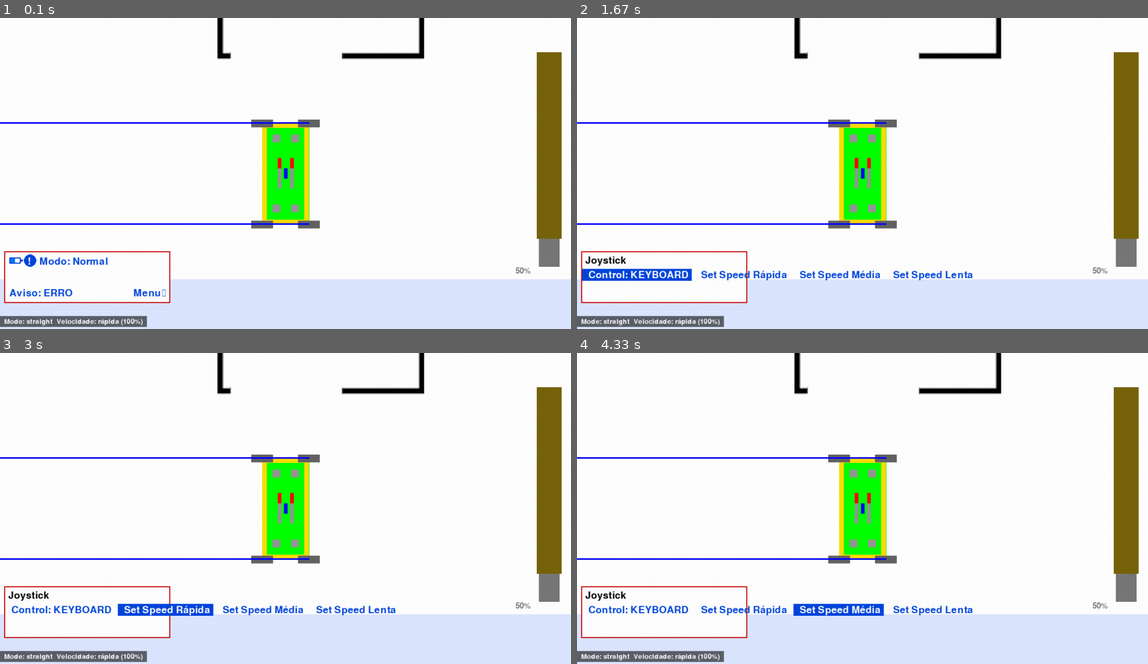
Above: before the commit, frames 1-4 (two rows, left to right).
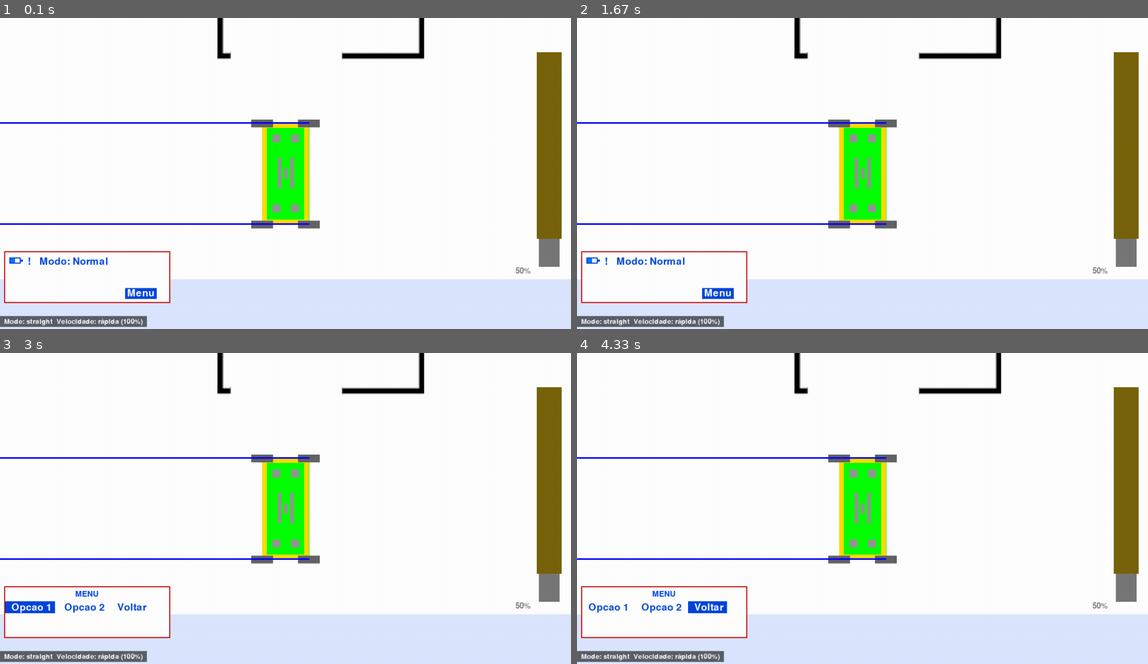
Above: after the commit, the same moments.

Repository: marcoacolla/LAR-Trafo-Cabeca-de-Serie
Game: pygame game, started from Python_Sim_Pygame/v1.0_pygame.py
Same seed, same stepped clock (60 frames per second), same inputs: the game is played once before the commit and once after it.
Inputs:
- Up to frame 1 (0.1 s): no input
- Up to frame 2 (1.67 s): tap Enter at 0.33 s; hold Tab 0.67-1.13 s; hold Up 0.67-1.13 s; tap Space at 1.17 s
- Up to frame 3 (3 s): hold Down 2-2.47 s; tap Enter at 2.5 s
- Up to frame 4 (4.33 s): hold Down 3.33-3.8 s; hold Up 3.83-4.13 s; hold Down from 4.17 s (still down)

The runs differ from the first frame. In frame 1, 0.5% of the frame differs, in the area x 1-52%, y 44-91%; in frame 2, 1.8%, in the area x 0-70%, y 44-91%; in frame 3, 1.7%; in frame 4, 1.7%.

Commit message:
update Menu_01

Diff:
--- a/Python_Sim_Pygame/Player/Player.py
+++ b/Python_Sim_Pygame/Player/Player.py
@@ -36,7 +36,7 @@
         self.heading = 0
         self.camera = camera
         self.modes = ["straight", "curve", "pivotal", "diagonal"]
-        self.lights = [True, False, False, False, True]  # Estado das luzes (4 luzes)
+        self.lights = [False, False, False, False, False]  # Estado das luzes (4 luzes)
         self.sirene = False  # Estado da sirene (ligada/desligada)
 
 
--- a/Python_Sim_Pygame/ui/manager.py
+++ b/Python_Sim_Pygame/ui/manager.py
@@ -20,27 +20,75 @@
             self.panel_rect = pygame.Rect(panel_rect)
 
     def add_screen(self, title, options):
-        self.screens.append({'title': title, 'options': list(options)})
+        # By default screens are navigable by left/right. Pass title=='Menu_01' or
+        # options with a special marker to make non-navigable screens.
+        self.screens.append({'title': title, 'options': list(options), 'navigable': True})
 
     def next_screen(self):
         if not self.screens:
             return
-        self.current = (self.current + 1) % len(self.screens)
-        self.selected = 0
+        # advance to next navigable screen
+        n = len(self.screens)
+        if n == 0:
+            return
+        i = self.current
+        for _ in range(n):
+            i = (i + 1) % n
+            if self.screens[i].get('navigable', True):
+                self.current = i
+                self.selected = 0
+                return
 
     def prev_screen(self):
         if not self.screens:
             return
-        self.current = (self.current - 1) % len(self.screens)
-        self.selected = 0
+        n = len(self.screens)
+        if n == 0:
+            return
+        i = self.current
+        for _ in range(n):
+            i = (i - 1) % n
+            if self.screens[i].get('navigable', True):
+                self.current = i
+                self.selected = 0
+                return
 
     def select_next(self):
+        # Custom handling for Main screen interactive items (Menu + ERRO if exists)
+        try:
+            title = self.screens[self.current].get('title', '')
+        except Exception:
+            title = ''
+        if title == 'Main':
+            error_present = False
+            try:
+                if self.player and hasattr(self.player, 'lights') and len(self.player.lights) > 0 and self.player.lights[0]:
+                    error_present = True
+            except Exception:
+                error_present = False
+            max_index = 1 if error_present else 0  # 0=Menu, 1=ERRO
+            self.selected = (self.selected + 1) % (max_index + 1)
+            return
         opts = self._opts()
         if not opts:
             return
         self.selected = min(self.selected + 1, len(opts) - 1)
 
     def select_prev(self):
+        try:
+            title = self.screens[self.current].get('title', '')
+        except Exception:
+            title = ''
+        if title == 'Main':
+            error_present = False
+            try:
+                if self.player and hasattr(self.player, 'lights') and len(self.player.lights) > 0 and self.player.lights[0]:
+                    error_present = True
+            except Exception:
+                error_present = False
+            max_index = 1 if error_present else 0
+            self.selected = (self.selected - 1) % (max_index + 1)
+            return
         opts = self._opts()
         if not opts:
             return
@@ -50,6 +98,18 @@
         opts = self._opts()
         if not opts:
             return
+        # Special-case: if we're on Main and selected==0 (Menu), go to Menu_01 screen
+        try:
+            current_title = self.screens[self.current].get('title', '')
+        except Exception:
+            current_title = ''
+        if current_title == 'Main' and self.selected == 0:
+            # try to find Menu_01 screen and switch to it
+            for i, s in enumerate(self.screens):
+                if s.get('title') == 'Menu_01':
+                    self.current = i
+                    self.selected = 0
+                    return
         label, cb = opts[self.selected]
         try:
             if callable(cb):
@@ -127,48 +187,62 @@
             mode_render = self.font.render(mode_str, True, (0, 70, 220))
             mode_x = ex_x + 18
             surf.blit(mode_render, (mode_x, top_y))
-            # Bottom row: right side "Menu ->" + arrow
-            menu_str = 'Menu'
-            arrow_str = '→'
-            menu_render = self.font.render(menu_str, True, (0,70,220))
-            # Try to render arrow, fallback to '>' if font doesn't support
-            try:
-                arrow_render = self.font.render(arrow_str, True, (0,70,220))
-                if arrow_render.get_width() < 5:
-                    raise Exception('Arrow too small')
-            except Exception:
-                arrow_render = self.font.render('>', True, (0,70,220))
-            menu_x = self.panel_rect.right - menu_render.get_width() - arrow_render.get_width() - pad
-            menu_y = self.panel_rect.bottom - menu_render.get_height() - pad
-            surf.blit(menu_render, (menu_x, menu_y))
-            surf.blit(arrow_render, (menu_x + menu_render.get_width() + 2, menu_y))
-            # Bottom left: warning(s) if present
-            # Compose warnings: ERRO (red light), BATERIA (low battery)
+
+            # Build warnings BEFORE drawing selectable ERRO so we can know if exists
             warnings_to_show = []
             if self.player:
-                # ERRO: red light
-                if hasattr(self.player, 'lights') and len(self.player.lights) > 0 and self.player.lights[0]:
-                    warnings_to_show.append(('ERRO', 'red'))
-                # BATERIA: battery low (<20%)
+                try:
+                    if hasattr(self.player, 'lights') and len(self.player.lights) > 0 and self.player.lights[0]:
+                        warnings_to_show.append(('ERRO', 'red'))
+                except Exception:
+                    pass
                 if hasattr(self.player, 'battery_level'):
                     try:
                         if float(self.player.battery_level) < 0.2:
                             warnings_to_show.append(('BATERIA', 'battery'))
                     except Exception:
                         pass
-            # If warning argument is set, override and show only that
             if warning:
                 warnings_to_show = [(warning, 'custom')]
+            # Bottom row: right side selectable 'Menu' and arrow
+            menu_str = 'Menu'
+            menu_selected = (self.selected == 0)
+            menu_render = self.font.render(menu_str, True, (255,255,255) if menu_selected else (0,70,220))
+            menu_bg_rect = menu_render.get_rect()
+            menu_bg_rect.x = self.panel_rect.right - menu_render.get_width() - 24 - pad
+            menu_bg_rect.y = self.panel_rect.bottom - menu_render.get_height() - pad
+            menu_bg_rect.width += 8
+            menu_bg_rect.height += 2
+            if menu_selected:
+                pygame.draw.rect(surf, (0,70,220), menu_bg_rect)
+            surf.blit(menu_render, (menu_bg_rect.x + 4, menu_bg_rect.y))
+            # Arrow
+            arrow_str = '\u2192'  # Unicode right arrow
+            try:
+                arrow_render = self.font.render(arrow_str, True, (255,255,255) if menu_selected else (0,70,220))
+                if arrow_render.get_width() < 10:
+                    raise Exception('Arrow too small')
+                use_arrow_img = True
+            except Exception:
+                use_arrow_img = False
+            ax = menu_bg_rect.x + menu_render.get_width() + 14
+            ay = menu_bg_rect.y + menu_render.get_height()//2
+            if use_arrow_img:
+                surf.blit(arrow_render, (menu_bg_rect.x + menu_render.get_width() + 8, menu_bg_rect.y))
+            else:
+                arrow_color = (255,255,255) if menu_selected else (0,70,220)
+                pygame.draw.polygon(surf, arrow_color, [
+                    (ax, ay-6), (ax+10, ay), (ax, ay+6)
+                ])
+
+            # Draw warnings (ERRO selectable if present)
             aviso_pad = pad
             for idx, (warn_text, warn_type) in enumerate(warnings_to_show):
                 aviso_label = 'Aviso: '
                 aviso_label_render = self.font.render(aviso_label, True, (0,70,220))
-                # ERRO: blue text, no background; BATERIA: white text, blue background
-                if warn_type == 'red':
-                    warn_render = self.font.render(warn_text, True, (0,70,220))
-                    surf.blit(aviso_label_render, (self.panel_rect.x + aviso_pad, self.panel_rect.bottom - aviso_label_render.get_height()*(len(warnings_to_show)-idx) - pad))
-                    surf.blit(warn_render, (self.panel_rect.x + aviso_pad + aviso_label_render.get_width(), self.panel_rect.bottom - warn_render.get_height()*(len(warnings_to_show)-idx) - pad))
-                elif warn_type == 'battery':
+                is_erro = (warn_text == 'ERRO')
+                erro_selected = (self.selected == 1 and is_erro)
+                if warn_type == 'battery':
                     warn_render = self.font.render(warn_text, True, (255,255,255))
                     bg_rect = warn_render.get_rect()
                     bg_rect.x = self.panel_rect.x + aviso_pad + aviso_label_render.get_width()
@@ -179,10 +253,52 @@
                     surf.blit(aviso_label_render, (self.panel_rect.x + aviso_pad, bg_rect.y))
                     surf.blit(warn_render, (bg_rect.x + 4, bg_rect.y))
                 else:
-                    # custom: blue text (for ERRO)
-                    warn_render = self.font.render(warn_text, True, (0,70,220))
-                    surf.blit(aviso_label_render, (self.panel_rect.x + aviso_pad, self.panel_rect.bottom - aviso_label_render.get_height()*(len(warnings_to_show)-idx) - pad))
-                    surf.blit(warn_render, (self.panel_rect.x + aviso_pad + aviso_label_render.get_width(), self.panel_rect.bottom - warn_render.get_height()*(len(warnings_to_show)-idx) - pad))
+                    # ERRO or custom
+                    warn_color = (255,255,255) if erro_selected else (0,70,220)
+                    warn_render = self.font.render(warn_text, True, warn_color)
+                    y_pos_label = self.panel_rect.bottom - aviso_label_render.get_height()*(len(warnings_to_show)-idx) - pad
+                    x_base = self.panel_rect.x + aviso_pad
+                    if erro_selected:
+                        # background for ERRO selection
+                        bg_rect = warn_render.get_rect()
+                        bg_rect.x = x_base + aviso_label_render.get_width()
+                        bg_rect.y = y_pos_label
+                        bg_rect.width += 8
+                        bg_rect.height += 2
+                        pygame.draw.rect(surf, (0,70,220), bg_rect)
+                        surf.blit(aviso_label_render, (x_base, y_pos_label))
+                        surf.blit(warn_render, (bg_rect.x + 4, bg_rect.y))
+                    else:
+                        surf.blit(aviso_label_render, (x_base, y_pos_label))
+                        surf.blit(warn_render, (x_base + aviso_label_render.get_width(), y_pos_label))
+        elif title == 'Menu_01':
+            # Render a centered title 'MENU' at the top of the panel
+            title_text = 'MENU'
+            # slightly larger font for the menu header
+            try:
+                header_font = pygame.font.SysFont(None, int(self.font.get_height() * 1.2))
+            except Exception:
+                header_font = self.font
+            header_render = header_font.render(title_text, True, (0,70,220))
+            hx = self.panel_rect.x + (self.panel_rect.width - header_render.get_width()) // 2
+            hy = self.panel_rect.y + 8
+            surf.blit(header_render, (hx, hy))
+            # draw options (if any) below
+            oy = hy + header_render.get_height() + 8
+            x = self.panel_rect.x + 8
+            pad_x = 12
+            for idx, (label, _) in enumerate(self._opts()):
+                txt_color = (255, 255, 255) if idx == self.selected else (0, 70, 220)
+                bg_color = (0, 70, 220) if idx == self.selected else None
+                txt = self.font.render(label, True, txt_color)
+                item_w = txt.get_width() + 12
+                if bg_color:
+                    pygame.draw.rect(surf, bg_color, (x - 6, oy - 2, item_w + 6, self.font.get_height() + 4))
+                    surf.blit(txt, (x + 6, oy))
+                else:
+                    surf.blit(txt, (x + 6, oy))
+                x += item_w + pad_x
+            return
         else:
             # Default: draw title and options horizontally
             t = self.font.render(title, True, (0, 0, 0))
@@ -204,10 +320,9 @@
 
     # compatibility wrappers
     def process_key_event(self, key):
-        if key in (pygame.K_TAB, pygame.K_RIGHT):
+        # Only Tab cycles screens; arrow keys do not change screens here
+        if key == pygame.K_TAB:
             self.next_screen()
-        elif key == pygame.K_LEFT:
-            self.prev_screen()
         elif key == pygame.K_UP:
             self.select_prev()
         elif key == pygame.K_DOWN:
--- a/Python_Sim_Pygame/v1.0_pygame.py
+++ b/Python_Sim_Pygame/v1.0_pygame.py
@@ -393,20 +393,22 @@
     ('Reset Trafo', _reset_trafo),
 ])
 
-ui.add_screen('Joystick', [
-    ('Control: ' + control_mode.upper(), None),
-    ('Set Speed Rápida', lambda: player.set_speed_mode('rápida')),
-    ('Set Speed Média', lambda: player.set_speed_mode('média')),
-    ('Set Speed Lenta', lambda: player.set_speed_mode('lenta')),
-])
-
-# Sensores screen with placeholder values (editable later)
-ui.add_screen('Sensores', [
-    ('Sensor A: --', None),
-    ('Sensor B: --', None),
-    ('Sensor C: --', None),
+# (Removed placeholder screens 'Joystick' and 'Sensores' — keep UI focused on Main/Menu_01)
+
+# Menu_01: new screen shown when selecting Menu from Main
+ui.add_screen('Menu_01', [
+    ('Opcao 1', None),
+    ('Opcao 2', None),
     ('Voltar', lambda: goto_screen_by_title('Main')),
-])
+],)
+# Make Menu_01 NOT navigable with left/right arrows; only reachable via activation
+try:
+    for s in ui.screens:
+        if s.get('title') == 'Menu_01':
+            s['navigable'] = False
+            break
+except Exception:
+    pass
 
 # expose ui variable in globals (some existing code checks globals().get('ui'))
 globals()['ui'] = ui
@@ -555,10 +557,10 @@
         # use edge-detection: key pressed now and not pressed previously
         if keys[pygame.K_TAB] and not prev_keys[pygame.K_TAB]:
             ui.process_key_event(pygame.K_TAB)
-        if keys[pygame.K_RIGHT] and not prev_keys[pygame.K_RIGHT]:
-            ui.process_key_event(pygame.K_RIGHT)
-        if keys[pygame.K_LEFT] and not prev_keys[pygame.K_LEFT]:
-            ui.process_key_event(pygame.K_LEFT)
+        if keys[pygame.K_UP] and not prev_keys[pygame.K_UP]:
+            ui.process_key_event(pygame.K_UP)
+        if keys[pygame.K_DOWN] and not prev_keys[pygame.K_DOWN]:
+            ui.process_key_event(pygame.K_DOWN)
         if keys[pygame.K_UP] and not prev_keys[pygame.K_UP]:
             ui.process_key_event(pygame.K_UP)
         if keys[pygame.K_DOWN] and not prev_keys[pygame.K_DOWN]:
@@ -574,10 +576,6 @@
     try:
         if keys[pygame.K_TAB] and not prev_keys[pygame.K_TAB]:
             ui.next_screen()
-        if keys[pygame.K_RIGHT] and not prev_keys[pygame.K_RIGHT]:
-            ui.next_screen()
-        if keys[pygame.K_LEFT] and not prev_keys[pygame.K_LEFT]:
-            ui.prev_screen()
         if keys[pygame.K_UP] and not prev_keys[pygame.K_UP]:
             ui.select_prev()
         if keys[pygame.K_DOWN] and not prev_keys[pygame.K_DOWN]:
